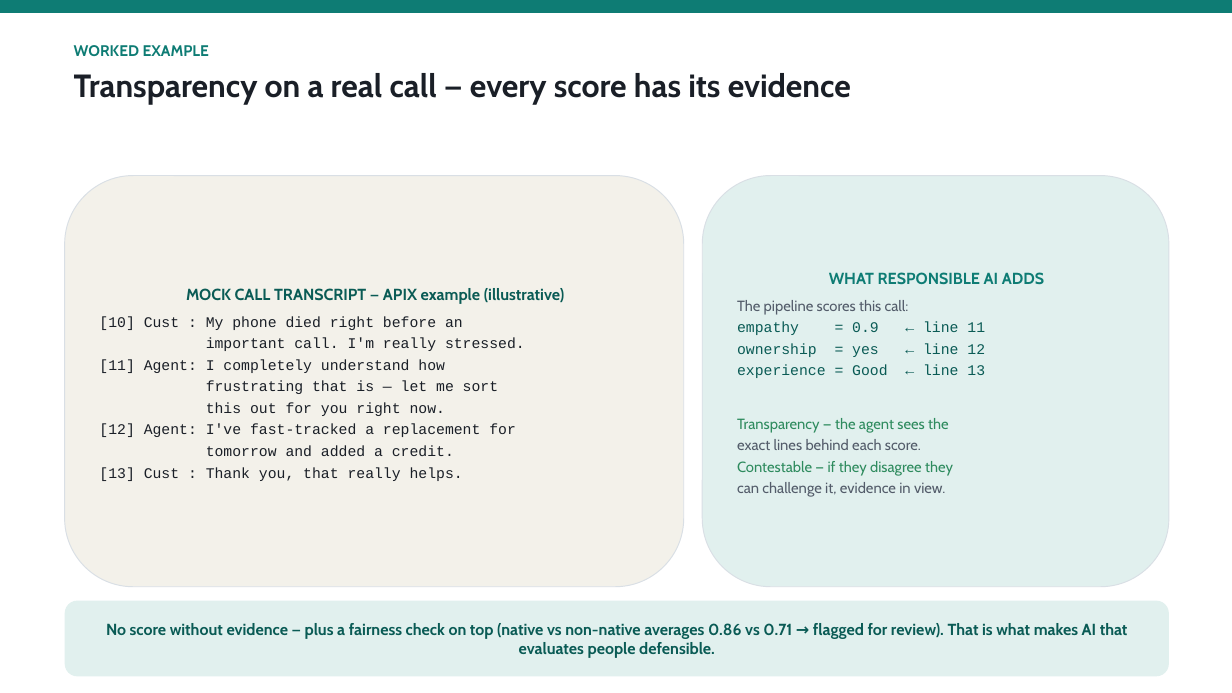
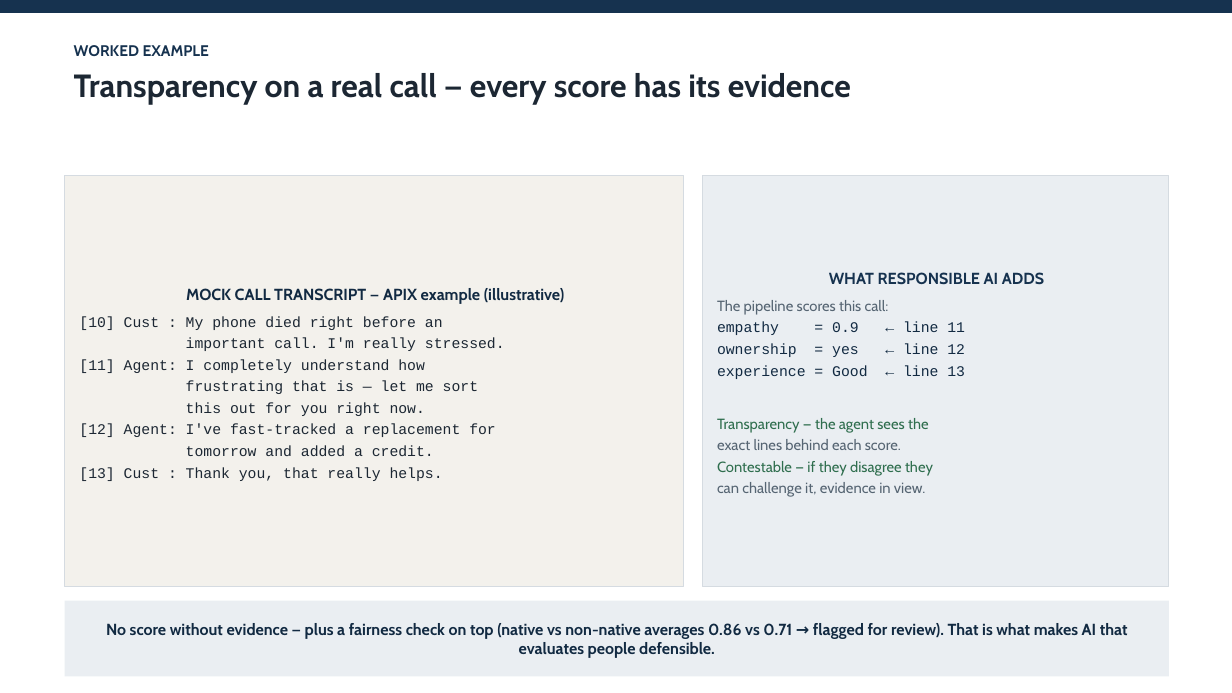
Before and after one commit to shyamanugu/LLMOps, a slide deck: slide 7 of usecases/ai_pipeline 2/docs/Responsible_AI_LLMOps.pptx. Drawn at 1232x693 pixels with LibreOffice and Linux fonts; fonts in the diff are those of the drawing. Boxes give left, top, right and bottom in pixels: in the first picture for what was removed or moved away, otherwise in the second. Text is boxed around its words. In the diff, an @@ line names an element or a change of style, - is before the commit and + after.

```diff
--- a/usecases/ai_pipeline 2/docs/Responsible_AI_LLMOps.pptx
+++ b/usecases/ai_pipeline 2/docs/Responsible_AI_LLMOps.pptx
@@ rectangle at box(0, 0, 1232, 13): fill #0E7C74 to #16324F @@
@@ text "WORKED EXAMPLE" at box(74, 45, 851, 104): text colour #0E7C74 to #16324F in "WORKED EXAMPLE"; text colour #1A1F27 to #1C2733 in "Transparency on a real call — every ..." @@
@@ rectangle "MOCK CALL TRANSCRIPT — APIX ..." at box(65, 176, 684, 587): text colour #0A5B55 to #122A42 in "MOCK CALL TRANSCRIPT — APIX example (illustrative)"; text colour #1A1F27 to #1C2733 in "[10] Cust : My phone died right ...", "important call. I'm really stressed.", "[11] Agent: I completely understand how", "frustrating that is — let me sort" and 4 more places; rounded rectangle to rectangle; fill #F3F1EA to #F3F1EC; outline #D9DFE5 0.75 pt to #D5DBE1 0.75 pt @@
@@ rectangle "WHAT RESPONSIBLE AI ADDS" at box(702, 176, 1169, 587): text colour #0E7C74 to #16324F in "WHAT RESPONSIBLE AI ADDS"; text colour #535C6A to #566573 in "The pipeline scores this call:", "exact lines behind each score.", "can challenge it, evidence in view."; text colour #0A5B55 to #122A42 in "empathy = 0.9 ← line 11", "ownership = yes ← line 12", "experience = Good ← line 13"; text colour #2E8B5E to #2F6E4E in "Transparency — the agent sees the", "Contestable — if they disagree they"; rounded rectangle to rectangle; fill #E1F0EE to #EAEEF2; outline #D9DFE5 0.75 pt to #D5DBE1 0.75 pt @@
@@ rectangle "No score without evidence — ..." at box(65, 601, 1169, 677): text colour #0A5B55 to #122A42; rounded rectangle to rectangle; fill #E1F0EE to #EAEEF2 @@
```
Also in this commit, not shown: 7 other slides changed, 1 other file.
